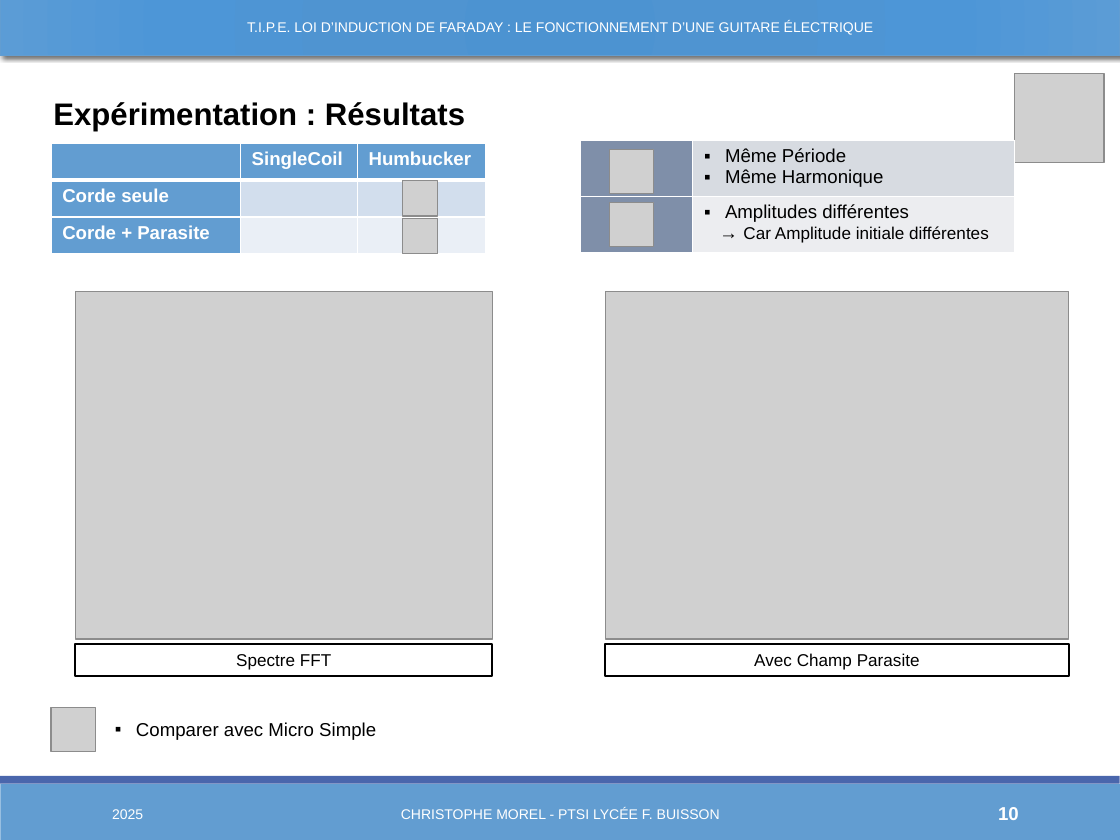
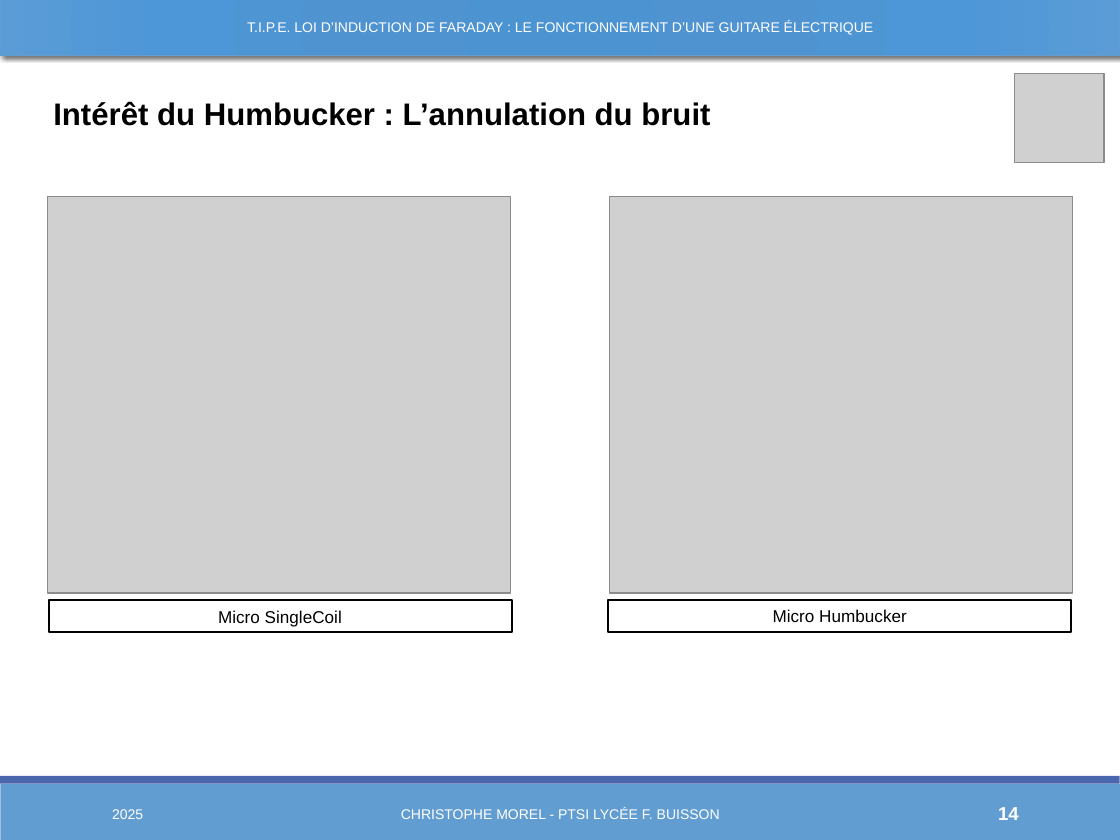
Before and after one commit to Chrismorel7/TIPE---Micro_guitare_elec, a slide deck: slide 14 of Views/Novembre.pptx (slide 10 before the commit). Drawn at 1120x840 pixels with LibreOffice and Linux fonts; fonts in the diff are those of the drawing; grey boxes stand for pictures. Boxes give left, top, right and bottom in pixels: in the first picture for what was removed or moved away, otherwise in the second. Text is boxed around its words. In the diff, an @@ line names an element or a change of style, - is before the commit and + after.

```diff
--- a/Views/Novembre.pptx
+++ b/Views/Novembre.pptx
@@ text at [53,101,710,126]: text changed @@
-Expérimentation : Résultats
+Intérêt du Humbucker : L’annulation du bruit
@@ table removed at [52,143,485,254], 3 rows, 3 columns @@
- | SingleCoil | Humbucker
-Corde seule |  | 
-Corde + Parasite |  | 
@@ table removed at [580,140,1014,252], 2 rows, 2 columns @@
- | Même Période / Même Harmonique
- | Amplitudes différentes / → Car Amplitude initiale différentes
@@ picture removed at [610,149,654,193] @@
@@ picture: place and size @@
-picture at [75,291,493,638]
+picture at [47,196,510,592]
@@ picture removed at [403,180,438,215] @@
@@ picture: place and size @@
-picture at [605,291,1068,638]
+picture at [609,196,1072,592]
@@ picture removed at [610,203,654,246] @@
@@ picture removed at [403,218,438,253] @@
@@ rectangle "Micro Humbucker": place and size @@
-rectangle "Micro Humbucker" at [605,644,1068,676]
+rectangle "Micro Humbucker" at [608,599,1071,632]
@@ rectangle "Micro SingleCoil": place and size @@
-rectangle "Micro SingleCoil" at [75,644,493,676]
+rectangle "Micro SingleCoil" at [48,600,511,633]
@@ text in rectangle at [218,610,342,627]: text changed @@
-Spectre FFT
+Micro SingleCoil
@@ text in rectangle at [773,609,907,622]: text changed @@
-Avec Champ Parasite
+Micro Humbucker
@@ picture removed at [52,708,95,752] @@
@@ text removed at [136,722,376,740] @@
-▪ Comparer avec Micro Simple
@@ page number at [998,807,1019,820]: text changed @@
-10
+14
```
Also in this commit, not shown: 10 other slides changed, 6 slides added, 34 other files.
